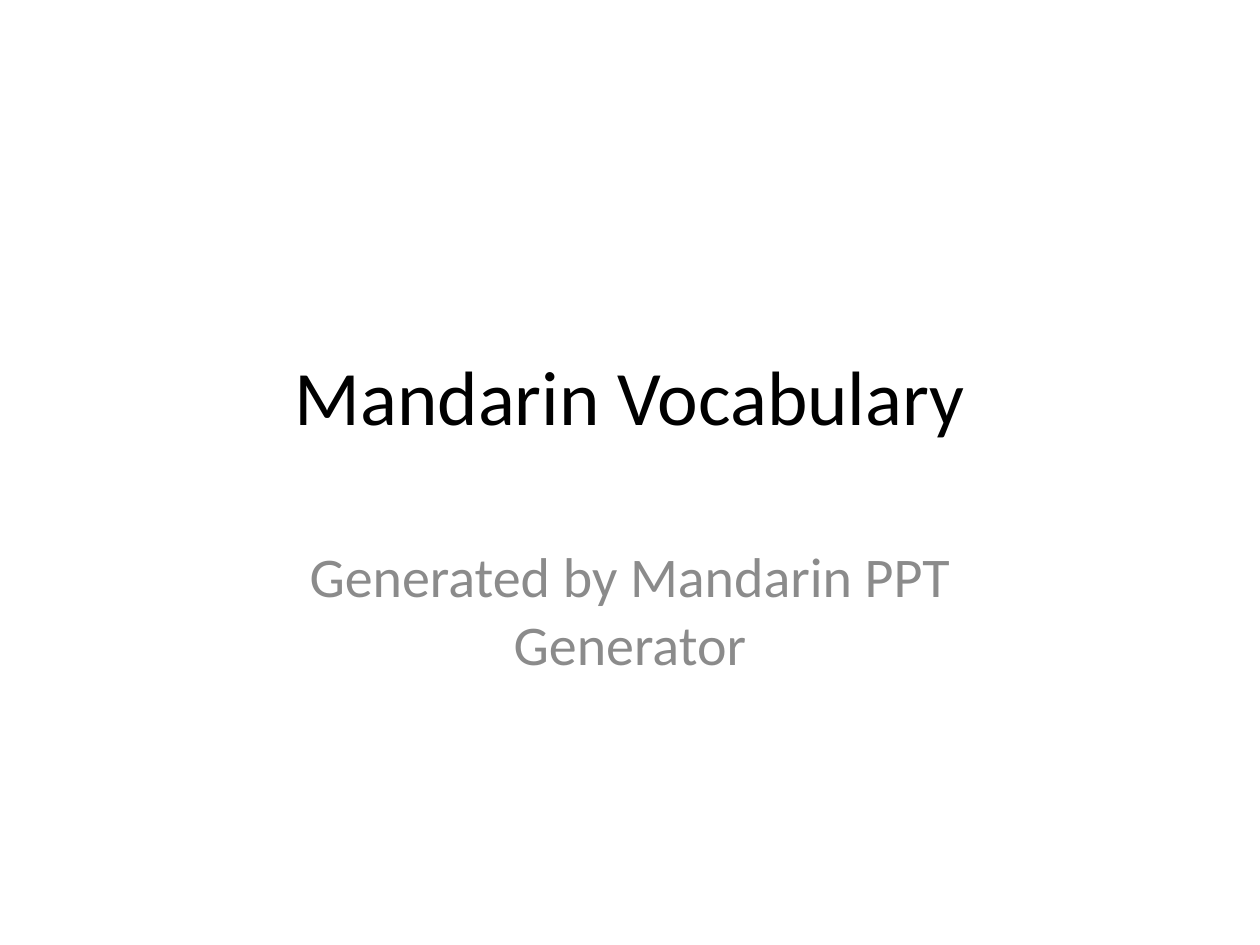
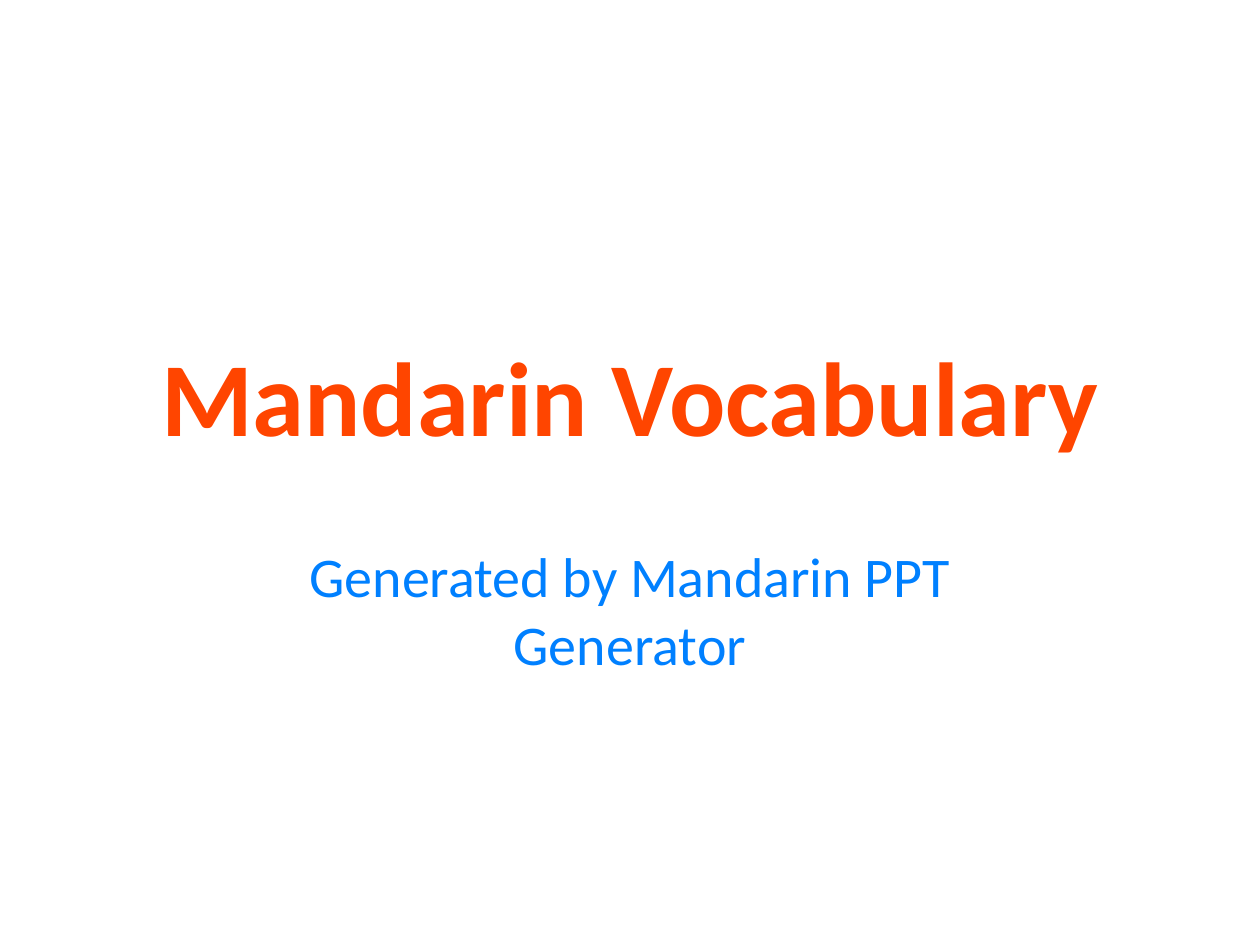
Before and after one commit to t1anzn/Mandarin-PPT-Generator, a slide deck: slide 1 of Mandarin_Vocabulary_PPT.pptx. Drawn at 1260x945 pixels with LibreOffice and Linux fonts; fonts in the diff are those of the drawing. Boxes give left, top, right and bottom in pixels: in the first picture for what was removed or moved away, otherwise in the second. Text is boxed around its words. In the diff, an @@ line names an element or a change of style, - is before the commit and + after.

```diff
--- a/Mandarin_Vocabulary_PPT.pptx
+++ b/Mandarin_Vocabulary_PPT.pptx
@@ title "Mandarin Vocabulary" at [161, 362, 1098, 453]: size 44 to 60 pt, text colour #000000 to #FF4500, bold on @@
@@ subtitle "Generated by Mandarin PPT Generator" at [310, 558, 950, 666]: text colour #8C8C8C to #0080FF @@
```
Also in this commit, not shown: 15 slides added, 3 slides removed, 22 other files.
